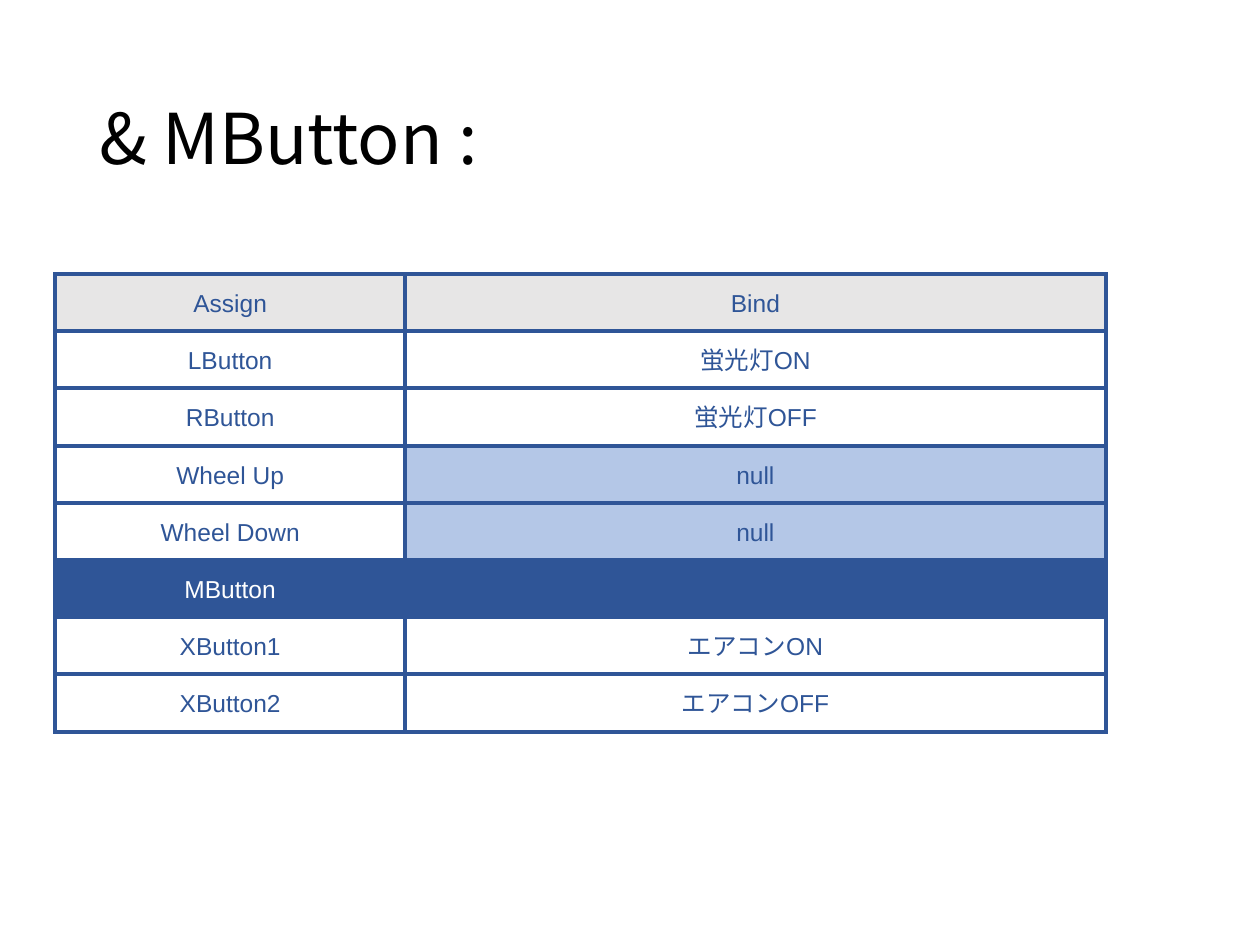
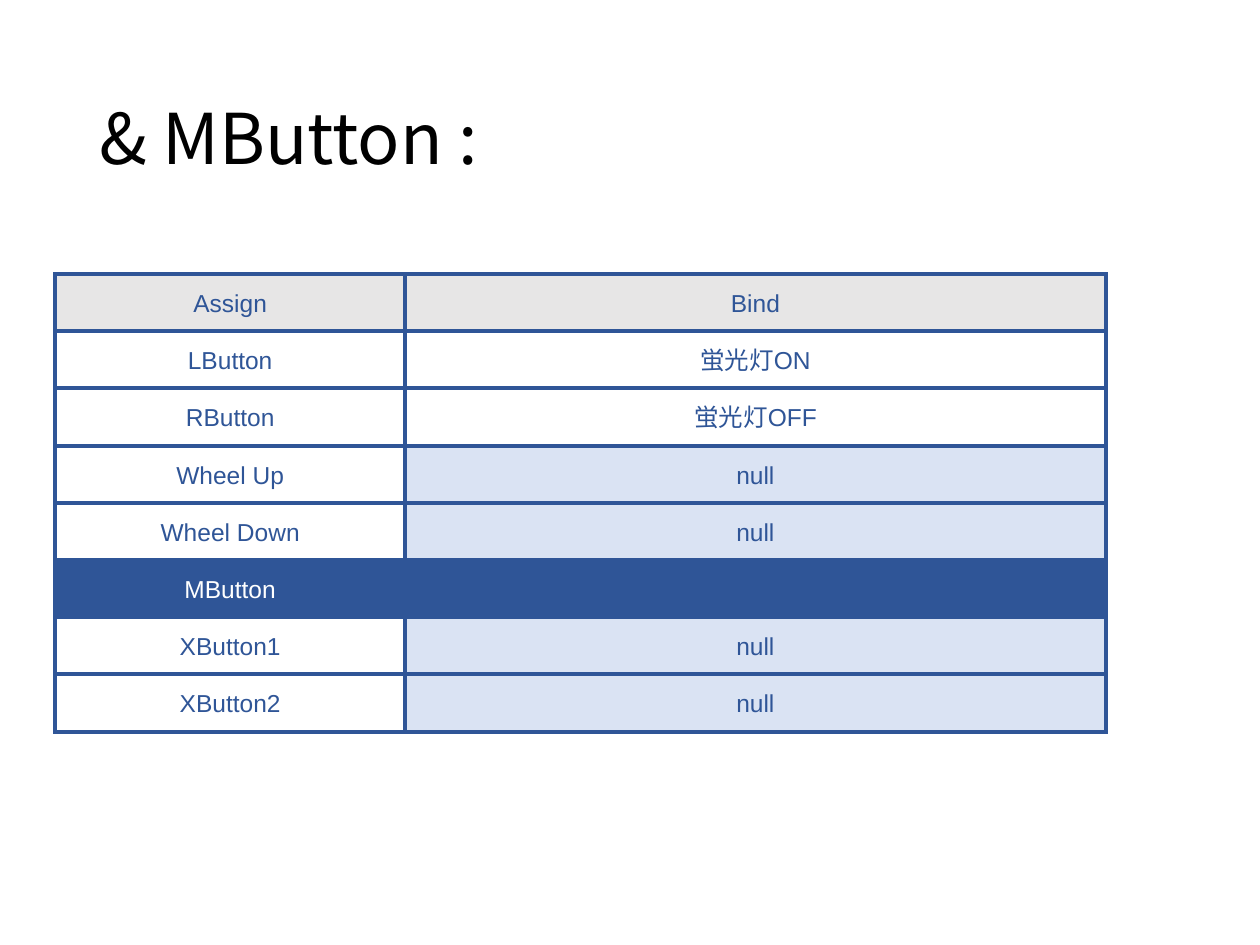
Before and after one commit to ittooo66/myAHK, a slide deck: slide 23 of MANUAL.pptx (slide 22 before the commit). Drawn at 1260x945 pixels with LibreOffice and Linux fonts; fonts in the diff are those of the drawing. Boxes give left, top, right and bottom in pixels: in the first picture for what was removed or moved away, otherwise in the second. Text is boxed around its words. In the diff, an @@ line names an element or a change of style, - is before the commit and + after.

```diff
--- a/MANUAL.pptx
+++ b/MANUAL.pptx
@@ rectangle "null" at [406, 446, 1106, 503]: fill #B4C7E7 to #DAE3F3 @@
@@ rectangle "null" at [406, 503, 1106, 559]: fill #B4C7E7 to #DAE3F3 @@
@@ rectangle "null" at [406, 617, 1106, 674]: fill #FFFFFF to #DAE3F3 @@
@@ text in rectangle at [736, 637, 774, 655]: text changed @@
-エアコンON
+null
@@ rectangle "null" at [406, 674, 1106, 731]: fill #FFFFFF to #DAE3F3 @@
@@ text in rectangle at [736, 694, 774, 712]: text changed @@
-エアコンOFF
+null
```
Also in this commit, not shown: 5 other slides changed, 3 slides added, 1 other file.
